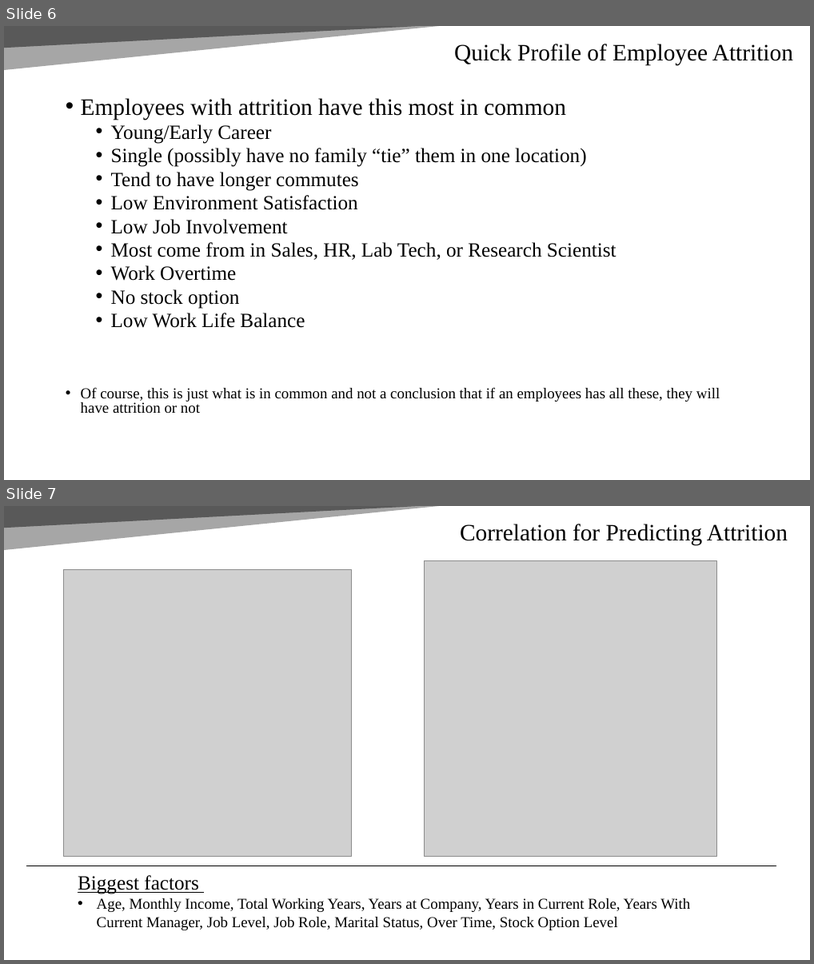
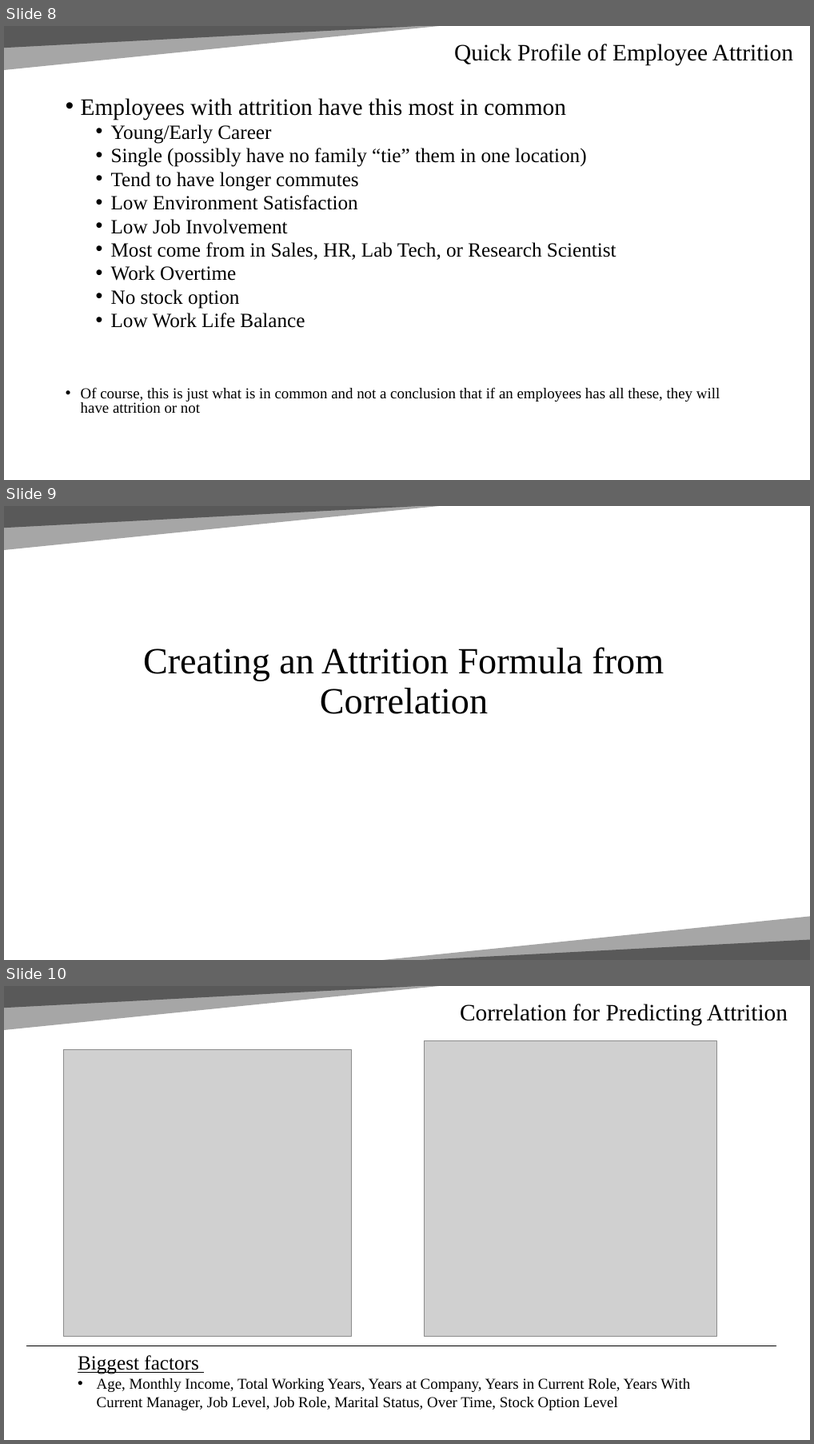
Before and after one commit to Abillelatus/CaseStudy2DDS, a slide deck: CaseStudy2DDS.pptx. Shown one above the other, each under a label of ours: slides 6 and 7 before the commit, slides 8, 9 and 10 after it. The pictures are 814x964 and 814x1444 pixels, drawn with LibreOffice and Linux fonts; fonts in the diff are those of the drawing; grey boxes stand for pictures. Boxes give left, top, right and bottom in pixels: in the first picture for what was removed or moved away, otherwise in the second. Text is boxed around its words. In the diff, an @@ line names an element or a change of style, - is before the commit and + after.

```diff
--- a/CaseStudy2DDS.pptx
+++ b/CaseStudy2DDS.pptx
@@ slide 9 added at [4,506,810,960], background #FFFFFF; not listed: 2 template elements that a slide beside it also shows @@
@@ title added at [143,647,664,714], 44 pt, text #000000 @@
+Creating an Attrition Formula from Correlation
@@ right triangle added at [375,916,810,960], fill #A6A6A6 @@
@@ right triangle added at [376,939,810,960], fill #595959 @@
@@ what was slide 6 is now slide 8 @@
@@ what was slide 7 is now slide 10 @@
```
Also in this commit, not shown: 1 slide changed, 7 other slides added.
